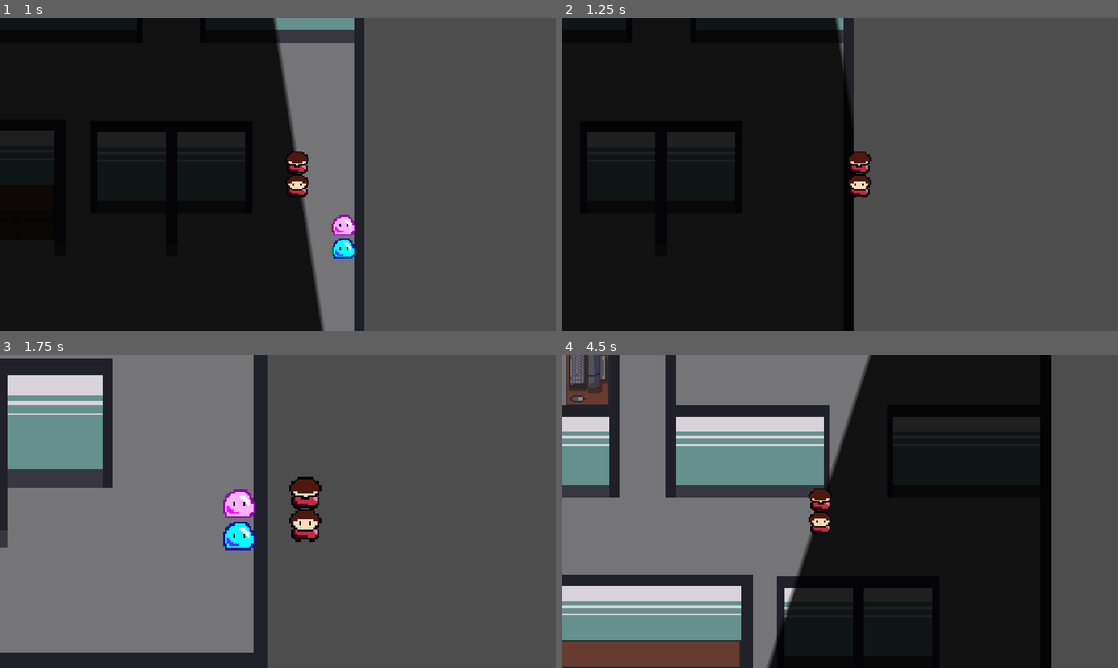
Above: before the commit, frames 1-4 (two rows, left to right).
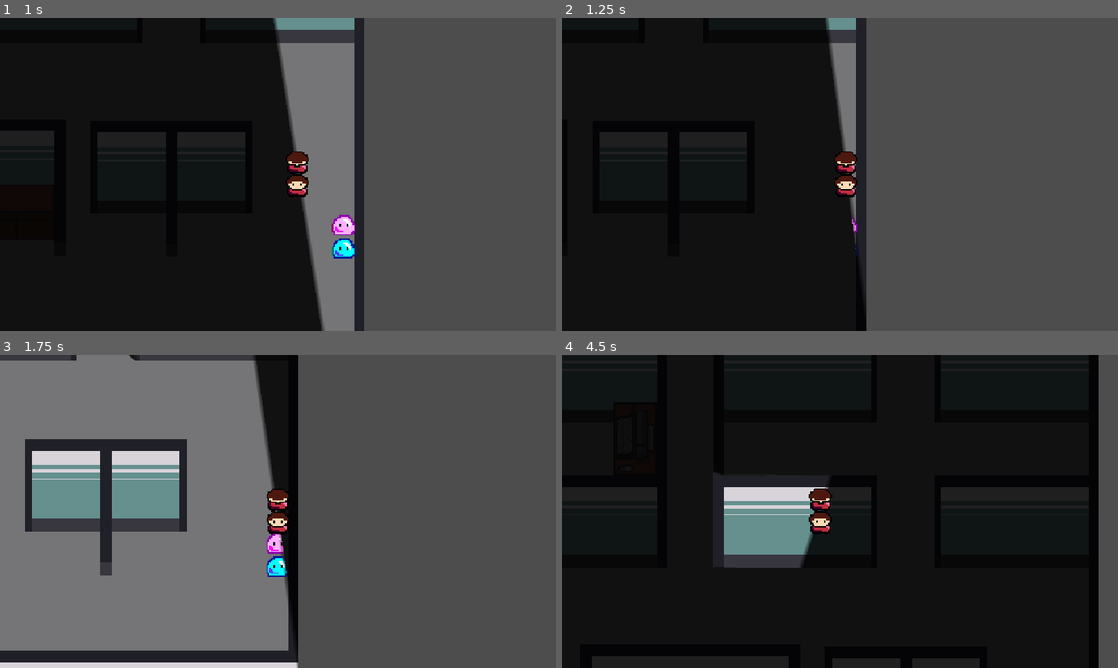
Above: after the commit, the same moments.

Repository: ygda-org/brackeys-26.2
Game: Godot game, scene res://main/main.tscn
Two runs of this game, one before a commit and one after it. Both use one fixed random seed, a clock stepped at 60 frames per second and the inputs below. Sound files missing from this copy of the repository are replaced by a short silence.
Inputs (mouse positions are in pixels of both pictures, inside the frame that each line leads up to):
- Up to frame 1 (1 s): tap Enter at 0.5 s; move the mouse to (400, 158) at 0.52 s; hold D (right) from 0.53 s (still down); click (400, 158) at 0.6 s
- Up to frame 2 (1.25 s): keep holding D (right)
- Up to frame 3 (1.75 s): move the mouse to (166, 527) at 1.27 s; release D (right) at 1.28 s; hold S (down) from 1.28 s (still down); click (166, 527) at 1.35 s
- Up to frame 4 (4.5 s): move the mouse to (895, 442) at 2.02 s; release S (down) at 2.03 s; hold D (right) 2.03-2.78 s; click (895, 442) at 2.1 s; move the mouse to (812, 574) at 2.77 s; hold W (up) 2.78-3.53 s; click (812, 574) at 2.85 s; move the mouse to (1006, 558) at 3.52 s; hold A (left) from 3.53 s (still down); click (1006, 558) at 3.6 s; move the mouse to (673, 464) at 4.27 s; click (673, 464) at 4.35 s

Frame 1 is identical in both runs. In frame 2, 4.4% of the frame differs, in the area x 5-56%, y 0-100%; in frame 3, 25%; in frame 4, 50%, in the area x 0-97%, y 0-100%.

Commit message:
fqgpfqfgw

Diff:
--- a/level.tscn
+++ b/level.tscn
@@ -2,21 +2,51 @@
 
 [ext_resource type="Texture2D" uid="uid://dsebfmf4mtudk" path="res://assets/prog_art/office_layout.png" id="1_u52ul"]
 
+[sub_resource type="OccluderPolygon2D" id="OccluderPolygon2D_vonw3"]
+cull_mode = 2
+polygon = PackedVector2Array(17, -419, 164, -419, 164, -521, -164, -521, -164, -419, -17, -419, -17, -355, -166, -355, -166, -232, -275, -232, -275, -211, -169, -211, -169, -147, -275, -147, -275, -111, -169, -111, -169, -47, -275, -47, -275, -11, -169, -11, -169, 53, -275, 53, -275, 253, 275, 253, 275, 53, 169, 53, 169, -11, 275, -11, 275, -47, 169, -47, 169, -111, 275, -111, 275, -147, 169, -147, 169, -211, 275, -211, 275, -232, 166, -232, 166, -355, 17, -355)
+
+[sub_resource type="OccluderPolygon2D" id="OccluderPolygon2D_u52ul"]
+cull_mode = 2
+polygon = PackedVector2Array(-129, -211, -16, -211, -16, 53, -129, 53, -129, -11, -23, -11, -23, -47, -129, -47, -129, -111, -23, -111, -23, -147, -129, -147)
+
+[sub_resource type="OccluderPolygon2D" id="OccluderPolygon2D_oi3di"]
+cull_mode = 1
+polygon = PackedVector2Array(16, -211, 16, 53, 129, 53, 129, -11, 23, -11, 23, -47, 129, -47, 129, -111, 23, -111, 23, -147, 129, -147, 129, -211)
+
+[sub_resource type="RectangleShape2D" id="RectangleShape2D_u52ul"]
+size = Vector2(20, 645)
+
 [sub_resource type="RectangleShape2D" id="RectangleShape2D_vonw3"]
-size = Vector2(304, 63)
-
-[sub_resource type="OccluderPolygon2D" id="OccluderPolygon2D_vonw3"]
-cull_mode = 1
+size = Vector2(11, 296.25)
 
 [node name="Level" type="StaticBody2D" unique_id=614229357]
 z_index = -1
 
-[node name="CollisionShape2D2" type="CollisionShape2D" parent="." unique_id=1637755910]
-position = Vector2(153, 256)
-shape = SubResource("RectangleShape2D_vonw3")
-
-[node name="LightOccluder2D" type="LightOccluder2D" parent="." unique_id=1889880130]
+[node name="ExteriorOccluder" type="LightOccluder2D" parent="." unique_id=1889880130]
 occluder = SubResource("OccluderPolygon2D_vonw3")
 
 [node name="OfficeLayout" type="Sprite2D" parent="." unique_id=1667867848]
 texture = ExtResource("1_u52ul")
+
+[node name="CenterLeftOccluder" type="LightOccluder2D" parent="." unique_id=1345590477]
+occluder = SubResource("OccluderPolygon2D_u52ul")
+
+[node name="CenterRightOccluder" type="LightOccluder2D" parent="." unique_id=503856065]
+occluder = SubResource("OccluderPolygon2D_oi3di")
+
+[node name="CollisionShape2D" type="CollisionShape2D" parent="." unique_id=1845159507]
+position = Vector2(-285, -1.5)
+shape = SubResource("RectangleShape2D_u52ul")
+
+[node name="CollisionShape2D2" type="CollisionShape2D" parent="." unique_id=413801417]
+position = Vector2(285, -1)
+shape = SubResource("RectangleShape2D_u52ul")
+
+[node name="CollisionShape2D3" type="CollisionShape2D" parent="." unique_id=1289879644]
+position = Vector2(-172, -447)
+shape = SubResource("RectangleShape2D_vonw3")
+
+[node name="CollisionShape2D4" type="CollisionShape2D" parent="." unique_id=221067333]
+position = Vector2(175, -447)
+shape = SubResource("RectangleShape2D_vonw3")
